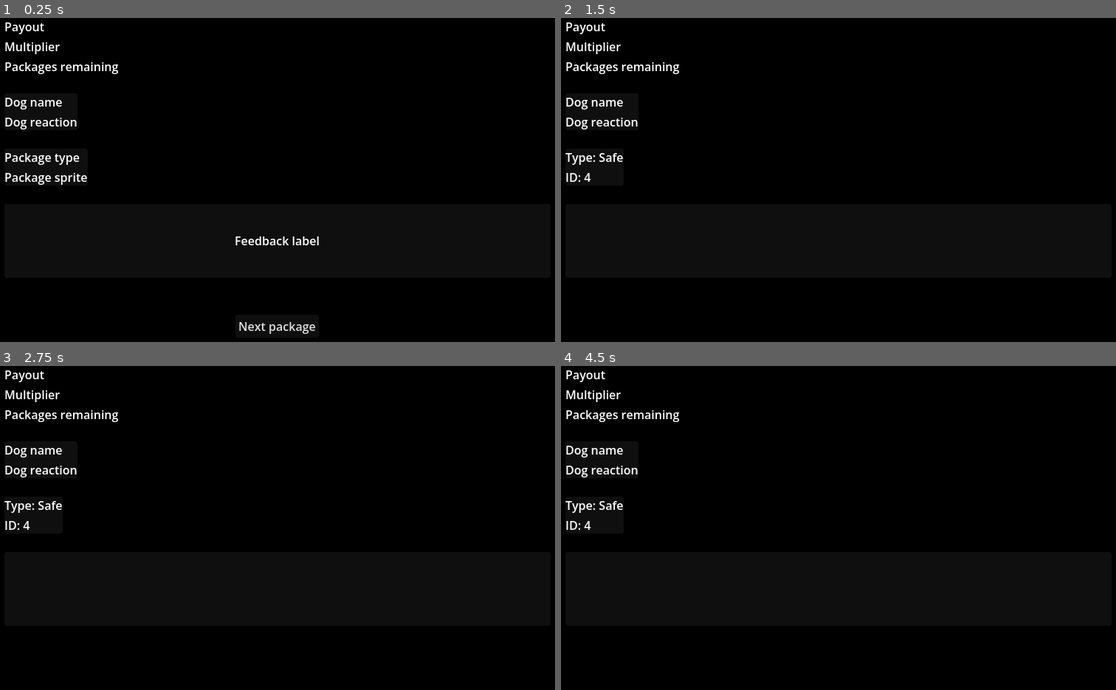
Above: before the commit, frames 1-4 (two rows, left to right).
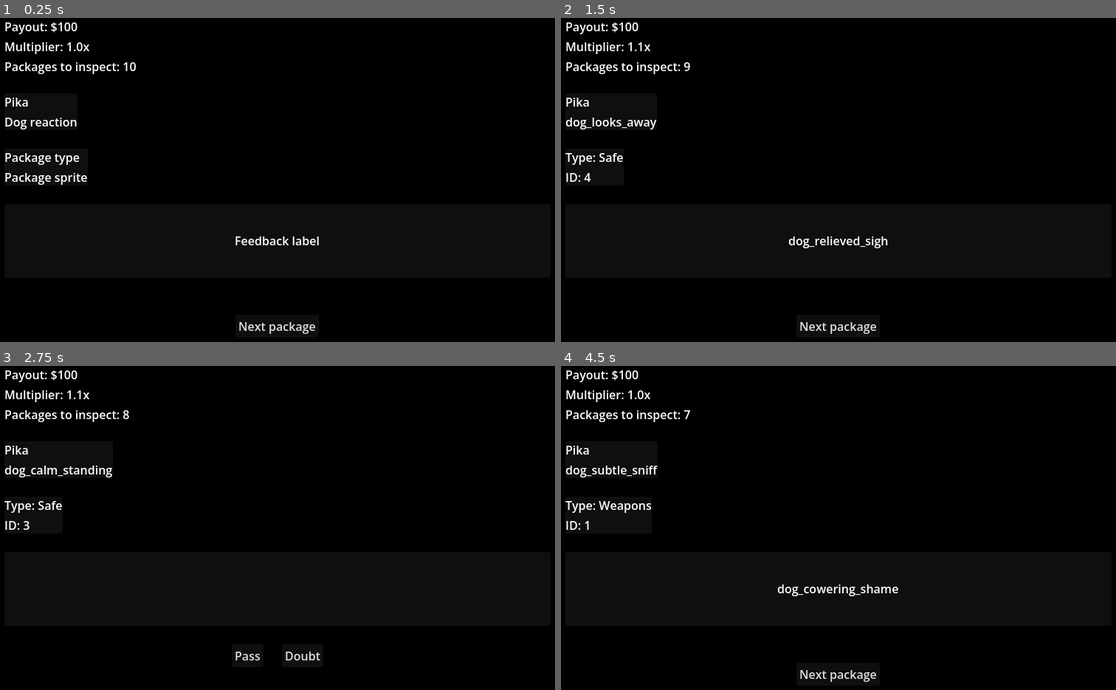
Above: after the commit, the same moments.

Repository: lukaMis/kennel-simulator
Game: Godot game, scene res://scenes/customs_inspector.tscn
The game is run twice, just before and just after one commit, with the same random seed, the same clock (stepped at 60 frames per second) and the same inputs. This scene is started directly instead of the project's main scene.
Inputs (mouse positions are in pixels of both pictures, inside the frame that each line leads up to):
- Up to frame 1 (0.25 s): no input
- Up to frame 2 (1.5 s): click "Next package" at 0.5 s; click (810, 306) at 1.25 s, where only the run after the commit has a clickable "Pass"
- Up to frame 3 (2.75 s): click (277, 673) at 2 s, where only the run after the commit has a clickable "Next package"
- Up to frame 4 (4.5 s): click (866, 654) at 2.75 s, where only the run after the commit has a clickable "Doubt"; click (838, 673) at 3.5 s, where only the run after the commit has a clickable "Next package"; click (810, 654) at 4.25 s, where only the run after the commit has a clickable "Pass"

The runs differ from the first frame. In frame 1, 0.5% of the frame differs, in the area x 1-25%, y 1-29%; in frame 2, 1.2%; in frame 3, 1.0%; in frame 4, 1.4%, in the area x 0-61%, y 1-98%.
Error before the commit: Out of bounds get index '0' (on base: 'Array[DogResource]') (res://scripts/customs_inspector.gd:47)

Commit message:
packages are now removed from active queue in CustomsManager after inspected. it is now much simpler to handle packages logic, no need for tracking and updating index of inspected packages, script now always point to package at index 0 and after it is inspected this package is deleted prom array and remaining packages just shift to the front.

Diff:
--- a/scenes/customs_inspector.tscn
+++ b/scenes/customs_inspector.tscn
@@ -43,7 +43,7 @@
 [node name="LabelRemaining" type="Label" parent="MarginContainer/VBoxContainer/VBoxContainerTopInfoBar" unique_id=250139517]
 unique_name_in_owner = true
 layout_mode = 2
-text = "Packages remaining"
+text = "Packages to inspect:"
 
 [node name="HBoxContainerDogInfo" type="HBoxContainer" parent="MarginContainer/VBoxContainer" unique_id=1787526987]
 layout_mode = 2
--- a/scripts/customs_inspection_manager.gd
+++ b/scripts/customs_inspection_manager.gd
@@ -14,6 +14,7 @@
 
 # Step 1: The modal drops off the dogs here right before transit
 func set_shift_team(team: Array[DogResource]) -> void:
+	active_shift_roster.clear()
 	active_shift_roster = team.duplicate()
 
 
@@ -31,6 +32,20 @@
 	shift_started.emit()
 	print("Shift has started")
 	pass
+
+
+func stop_shift() -> void:
+	#_clear_shift()
+	shift_ended.emit()
+	print("Shift has ended")
+	pass
+
+
+# Add this at the bottom of customs_inspection_manager.gd
+func remove_inspected_package() -> void:
+	if not active_queue.is_empty():
+		# pop_front() removes the item at index 0 and shifts everything else down
+		active_queue.pop_front()
 
 
 # The UI modal passes the team directly into this function
@@ -53,8 +68,8 @@
 	print("CustomsCargoManager: Generating cargo queue...")
 	active_queue.clear()
 
-	#shift_quota = GameConstants.CUSTOMS_QUOTA
-	#shift_current_payout = GameConstants.CUSTOMS_BASE_PAYOUT
+	shift_quota = GameConstants.CUSTOMS_QUOTA
+	shift_current_payout = GameConstants.CUSTOMS_BASE_PAYOUT
 
 	for i in range(shift_quota):
 		var package = CargoPackage.new()
@@ -63,9 +78,9 @@
 		if randf() < GameConstants.CUSTOMS_CONTRABAND_CHANCE:
 			package.is_contraband = true
 			if randf() < 0.5:
-				package.contraband_type = "Organic"
+				package.contraband_type = "Weapons"
 			else:
-				package.contraband_type = "Mineral"
+				package.contraband_type = "Drugs"
 
 		active_queue.append(package)
 	print("CustomsCargoManager: Successfully generated ", active_queue.size(), " items.")
--- a/scripts/customs_inspector.gd
+++ b/scripts/customs_inspector.gd
@@ -1,32 +1,46 @@
 extends Node
 
-# Add these variables at the top
+# --- GAME VARIABLES ---
 var synergy_multiplier: float = 1.0
+#var current_queue_index: int = 0
+# --- DOGS VARIABLES ---
+var working_dogs = []
 var current_dog: DogResource
+# --- PACKAGES VARIABLES ---
+var packages_to_check = []
 var current_package: CargoPackage
-var current_queue_index: int = 0
-
-@onready var label_multiplier = %LabelMultiplier # Make sure to add this node to your scene
-@onready var label_package_type = %LabelPackageType
-@onready var label_package_sprite = %LabelPackageSprite
-@onready var label_dog_reaction = %LabelDogReaction
-@onready var label_feedback = %LabelFeedback
-@onready var button_pass = %ButtonPass
-@onready var button_doubt = %ButtonInspect # Renaming logic for clarity
-@onready var button_next = %ButtonNext
-@onready var label_dog_name = %LabelDogName
-@onready var label_payout = %LabelPayout
+
+@onready var label_payout: Label = %LabelPayout
+@onready var label_multiplier: Label = %LabelMultiplier
+@onready var label_remaining: Label = %LabelRemaining
+@onready var label_dog_name: Label = %LabelDogName
+@onready var label_dog_reaction: Label = %LabelDogReaction
+@onready var label_package_type: Label = %LabelPackageType
+@onready var label_package_sprite: Label = %LabelPackageSprite
+@onready var label_feedback: Label = %LabelFeedback
+@onready var button_pass: Button = %ButtonPass
+@onready var button_doubt: Button = %ButtonInspect
+@onready var button_next: Button = %ButtonNext
 
 
 func _ready() -> void:
+	# clear local data
+	_clear_local_data()
+
 	# Connect signals
 	CustomsInspectionManager.shift_started.connect(_on_shift_started)
 	CustomsInspectionManager.shift_ended.connect(_on_shift_ended)
+
 	CustomsInspectionManager.initialize_shift_session()
 
 	# 3. Pull the data cleanly to populate your UI
-	var working_dogs = CustomsInspectionManager.active_shift_roster
-	var packages_to_check = CustomsInspectionManager.active_queue
+	if CustomsInspectionManager.active_shift_roster.is_empty():
+		#working_dogs = GlobalState.master_dog_roster.duplicate()
+		CustomsInspectionManager.set_shift_team(GlobalState.master_dog_roster)
+	#var working_dogs = CustomsInspectionManager.active_shift_roster
+	packages_to_check = CustomsInspectionManager.active_queue
+
+	# Just store the team in the manager locker for transit
 
 	# Explicitly connect each button to its own function
 	button_pass.pressed.connect(_on_pass_pressed)
@@ -35,11 +49,20 @@
 	button_next.pressed.connect(_load_next_package)
 	#button_next.hide()
 
-	_inspection_buttons_state_update(true)
+	#_inspection_buttons_state_update(true)
+	_set_inspection_buttons_enabled(false)
 
 	print("Inspector Scene: Loaded successfully with ", working_dogs.size(), " dogs.")
 	print("Inspector Scene: Loaded successfully with ", packages_to_check.size(), " packages.")
 	CustomsInspectionManager.start_shift()
+
+
+func _clear_local_data() -> void:
+	synergy_multiplier = 1
+	working_dogs.clear()
+	current_dog = null
+	packages_to_check.clear()
+	current_package = null
 
 
 func _on_shift_started() -> void:
@@ -51,34 +74,50 @@
 
 	label_dog_name.text = current_dog.name
 	label_payout.text = "Payout: $" + str(CustomsInspectionManager.shift_current_payout)
+
+	#label_remaining.text = str(CustomsInspectionManager.active_queue.size() - current_queue_index)
+	# NEW: Just use the size of the array directly
+	label_remaining.text = "Packages to inspect:" + " " + str(CustomsInspectionManager.active_queue.size())
 	#_load_next_package()
 
 
 func _on_shift_ended() -> void:
+	# clear local data
+	_clear_local_data()
 	pass
 
 
 func _load_next_package() -> void:
-	if current_queue_index >= CustomsInspectionManager.active_queue.size():
+	# NEW: Check if the queue is empty
+	if CustomsInspectionManager.active_queue.is_empty():
 		print("Shift Complete")
 		return
 
-	current_package = CustomsInspectionManager.active_queue[current_queue_index]
+	# NEW: Always grab the first package in line
+	current_package = CustomsInspectionManager.active_queue[0]
+
+	# Remove the package from the queue via the Manager
+	CustomsInspectionManager.remove_inspected_package()
 
 	# Update UI with current package info
 	label_package_type.text = "Type: " + current_package.contraband_type
 	label_package_sprite.text = "ID: " + str(current_package.visual_sprite_id)
-
-	button_next.hide()
+	#label_remaining.text = str(CustomsInspectionManager.active_queue.size())
+	label_remaining.text = "Packages to inspect:" + " " + str(CustomsInspectionManager.active_queue.size())
+
 	label_feedback.text = ""
+
+	#label_remaining.text = str(CustomsInspectionManager.active_queue.size() - current_queue_index)
 
 	# 1. Display the "Tell" (System 6: Tell phase)
 	var reaction = current_dog.tell_reactions[current_dog.current_confidence_level][current_package.is_contraband]
 	label_dog_reaction.text = reaction
 
+	button_next.hide()
 	#button_pass.disabled = false
 	#button_doubt.disabled = false
-	_inspection_buttons_state_update(false)
+	#_inspection_buttons_state_update(false)
+	_set_inspection_buttons_enabled(true)
 
 
 #
@@ -127,7 +166,8 @@
 	# Disable buttons immediately
 	#button_pass.disabled = true
 	#button_doubt.disabled = true
-	_inspection_buttons_state_update(true)
+	#_inspection_buttons_state_update(true)
+	_set_inspection_buttons_enabled(false)
 
 	var is_correct = (is_doubting == current_package.is_contraband)
 
@@ -148,8 +188,19 @@
 		var outcome_key = "wrong_seize" if is_doubting else "wrong_pass"
 		label_feedback.text = current_dog.outcome_reactions[outcome_key]
 
+	## NEW: Remove the package from the queue via the Manager
+	#CustomsInspectionManager.remove_inspected_package()
 	button_next.show()
-	current_queue_index += 1
+
+	#current_queue_index += 1
+
+
+func _set_inspection_buttons_enabled(is_enabled: bool):
+	button_pass.disabled = not is_enabled
+	button_doubt.disabled = not is_enabled
+
+	button_pass.visible = is_enabled
+	button_doubt.visible = is_enabled
 
 
 func _inspection_buttons_state_update(disable_buttons: bool) -> void:
--- a/scripts/customs_staging_modal.gd
+++ b/scripts/customs_staging_modal.gd
@@ -14,6 +14,9 @@
 	# Hide the modal by default when the kennel loads
 	hide()
 
+	selected_team.clear()
+
+	# Connect start and cancel game buttons
 	button_start.pressed.connect(_on_start_pressed)
 	button_cancel.pressed.connect(_on_cancel_pressed)
 
@@ -31,9 +34,6 @@
 	# 1. Hide the modal
 	hide()
 
-	# 2. Hand the selected team over to the manager and let it handle the rest
-	#CustomsInspectionManager.start_shift(selected_team)
-
 	# Just store the team in the manager locker for transit
 	CustomsInspectionManager.set_shift_team(selected_team)
 
@@ -42,9 +42,11 @@
 
 
 func _on_cancel_pressed() -> void:
+	# 1. Hide the modal
+	hide()
+
 	# 2. Unfreeze the game if they back out!
 	GlobalState.set_game_running(true)
-	hide()
 
 
 func _refresh_ui() -> void:
@@ -89,7 +91,8 @@
 	for dog in selected_team:
 		var btn = Button.new()
 		btn.text = "Remove %s" % dog.name
-		# When clicked, remove this specific dog
+
+		# Enable team dogs to be clicked and removed from current shift team
 		btn.pressed.connect(_on_team_dog_clicked.bind(dog))
 		team_list.add_child(btn)
 
@@ -101,5 +104,6 @@
 
 
 func _on_team_dog_clicked(dog: DogResource) -> void:
+	# When clicked, remove this specific dog
 	selected_team.erase(dog)
 	_refresh_ui()
